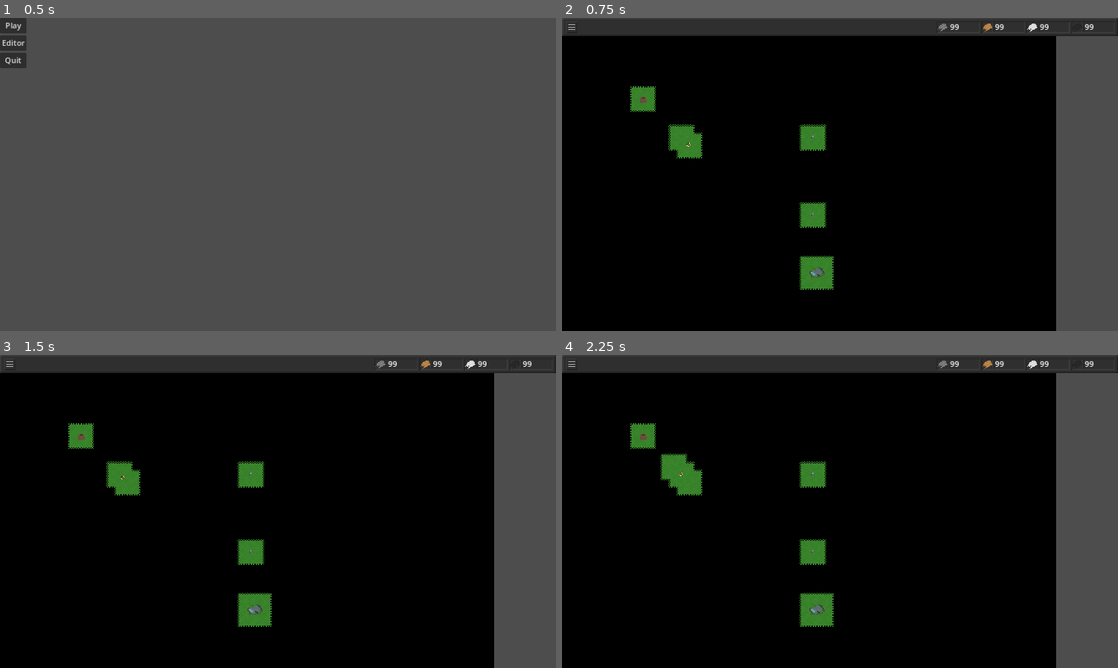
Above: before the commit, frames 1-4 (two rows, left to right).
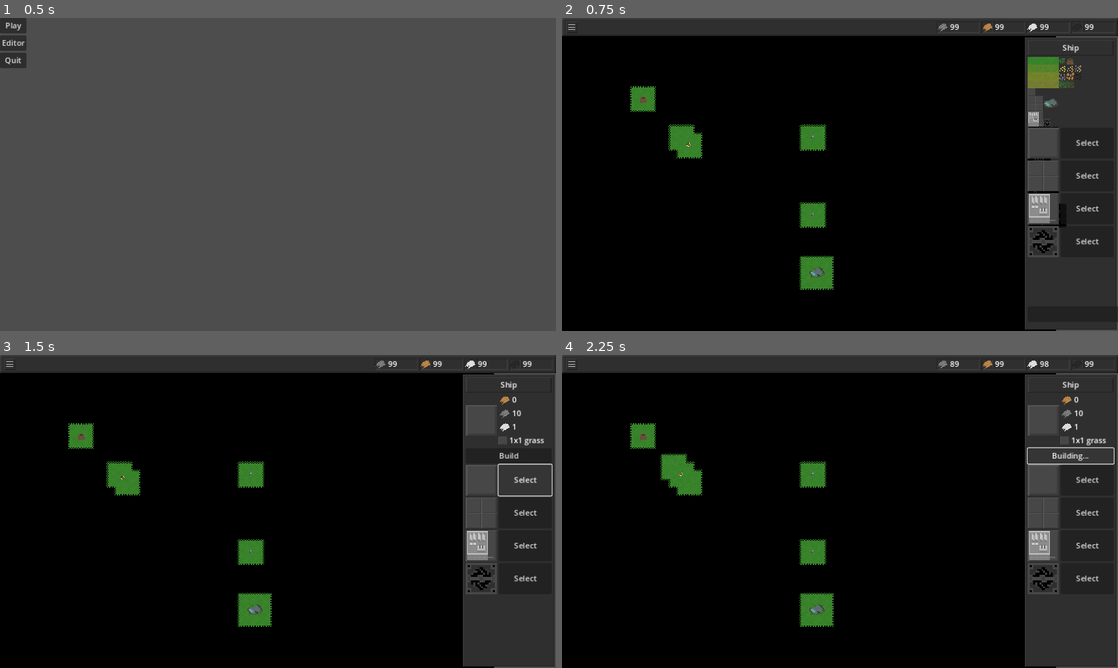
Above: after the commit, the same moments.

Repository: wssuomi/pirate-jam-14
Game: Godot game, scene res://scenes/main_menu.tscn
Same seed, same stepped clock (60 frames per second), same inputs: the game is played once before the commit and once after it.
Inputs (mouse positions are in pixels of both pictures, inside the frame that each line leads up to):
- Up to frame 1 (0.5 s): no input
- Up to frame 2 (0.75 s): click "Play" at 0.5 s
- Up to frame 3 (1.5 s): click (522, 480) at 1.25 s, where only the run after the commit has a clickable "Select"
- Up to frame 4 (2.25 s): click (1067, 455) at 2 s, where only the run after the commit has a clickable "Build"

Frame 1 is identical in both runs. In frame 2, 15% of the frame differs, in the area x 83-100%, y 6-100%; in frame 3, 14%; in frame 4, 14%.

Commit message:
added area to selected building description

Diff:
--- a/scenes/ship.tscn
+++ b/scenes/ship.tscn
@@ -18,6 +18,10 @@
 atlas = ExtResource("4_smtok")
 region = Rect2(0, 64, 16, 16)
 
+[sub_resource type="AtlasTexture" id="AtlasTexture_wi7pb"]
+atlas = ExtResource("4_smtok")
+region = Rect2(0, 64, 16, 16)
+
 [sub_resource type="AtlasTexture" id="AtlasTexture_2x318"]
 atlas = ExtResource("4_smtok")
 region = Rect2(0, 80, 32, 32)
@@ -34,7 +38,6 @@
 script = ExtResource("1_s7wpo")
 
 [node name="SideBar" type="Control" parent="."]
-visible = false
 layout_mode = 3
 anchors_preset = 0
 offset_left = 959.0
@@ -148,6 +151,22 @@
 mouse_filter = 1
 text = "iron"
 
+[node name="Area" type="HBoxContainer" parent="SideBar/Selected/VBoxContainer/HBoxContainer/VBoxContainer"]
+layout_mode = 2
+
+[node name="AreaIcon" type="TextureRect" parent="SideBar/Selected/VBoxContainer/HBoxContainer/VBoxContainer/Area"]
+texture_filter = 1
+custom_minimum_size = Vector2(18, 18)
+layout_mode = 2
+size_flags_horizontal = 4
+size_flags_vertical = 4
+texture = SubResource("AtlasTexture_wi7pb")
+
+[node name="AreaLabel" type="Label" parent="SideBar/Selected/VBoxContainer/HBoxContainer/VBoxContainer/Area"]
+layout_mode = 2
+mouse_filter = 1
+text = "2x2"
+
 [node name="BuildTimer" type="Timer" parent="SideBar/Selected/VBoxContainer"]
 one_shot = true
 
@@ -159,9 +178,9 @@
 [node name="BuildOptions" type="MarginContainer" parent="SideBar"]
 layout_mode = 0
 offset_left = 6.0
-offset_top = 163.0
+offset_top = 187.0
 offset_right = 184.0
-offset_bottom = 599.0
+offset_bottom = 623.0
 
 [node name="VBoxContainer" type="VBoxContainer" parent="SideBar/BuildOptions"]
 layout_mode = 2
--- a/scripts/ship.gd
+++ b/scripts/ship.gd
@@ -24,12 +24,12 @@
 	main.Buildings.Drill:[Vector2i(0,0)],
 	main.Buildings.Ship:[Vector2i(0,0), Vector2i(0,1), Vector2i(1,0), Vector2i(1,1)],
 }
-#stone, iron, copper
+#stone, iron, copper, area
 @onready var build_costs: Dictionary = {
-	main.Buildings.Slab:[10,1,0],
-	main.Buildings.LargeSlab:[40,4,0],
-	main.Buildings.Factory:[10,20,20],
-	main.Buildings.Drill:[0,10,0],
+	main.Buildings.Slab:[10,1,0,"1x1 grass"],
+	main.Buildings.LargeSlab:[40,4,0,"2x2 grass"],
+	main.Buildings.Factory:[10,20,20,"2x2 slab"],
+	main.Buildings.Drill:[0,10,0,"1x1 ore"],
 }
 @onready var build_times: Dictionary = {
 	main.Buildings.Slab:1,
@@ -47,6 +47,7 @@
 @onready var copper_label = $SideBar/Selected/VBoxContainer/HBoxContainer/VBoxContainer/Copper/CopperLabel
 @onready var stone_label = $SideBar/Selected/VBoxContainer/HBoxContainer/VBoxContainer/Stone/StoneLabel
 @onready var iron_label = $SideBar/Selected/VBoxContainer/HBoxContainer/VBoxContainer/Iron/IronLabel
+@onready var area_label = $SideBar/Selected/VBoxContainer/HBoxContainer/VBoxContainer/Area/AreaLabel
 @onready var build_timer = $SideBar/Selected/VBoxContainer/BuildTimer
 @onready var build_button = $SideBar/Selected/VBoxContainer/Button
 @onready var buildings = {
@@ -198,6 +199,7 @@
 	copper_label.text = str(floor(costs[2]))
 	iron_label.text = str(floor(costs[1]))
 	stone_label.text = str(floor(costs[0]))
+	area_label.text = costs[3]
 
 func _on_build_button_pressed():
 	match build_state:
Not shown: 1 places in scenes/ship.tscn that only renumber resources
